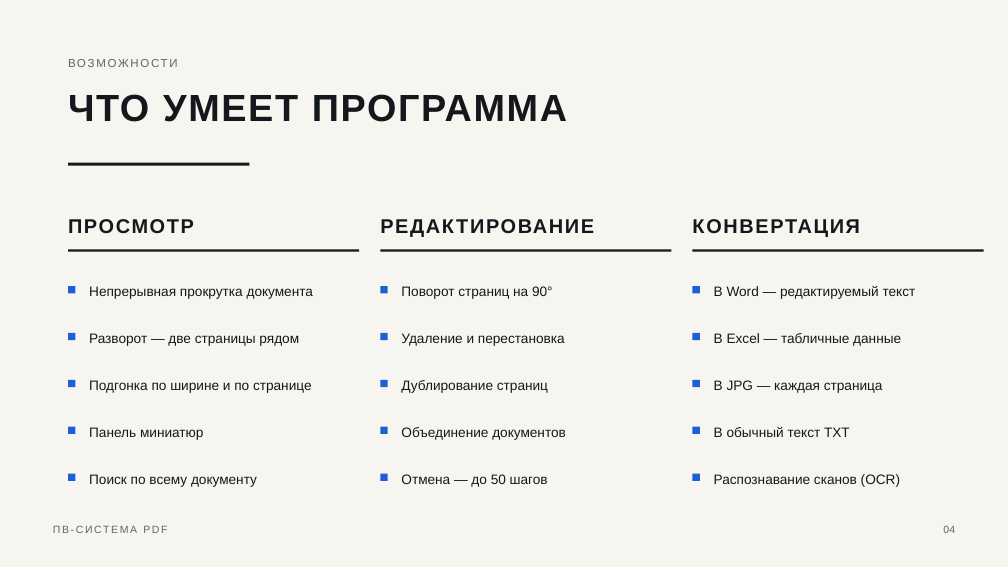
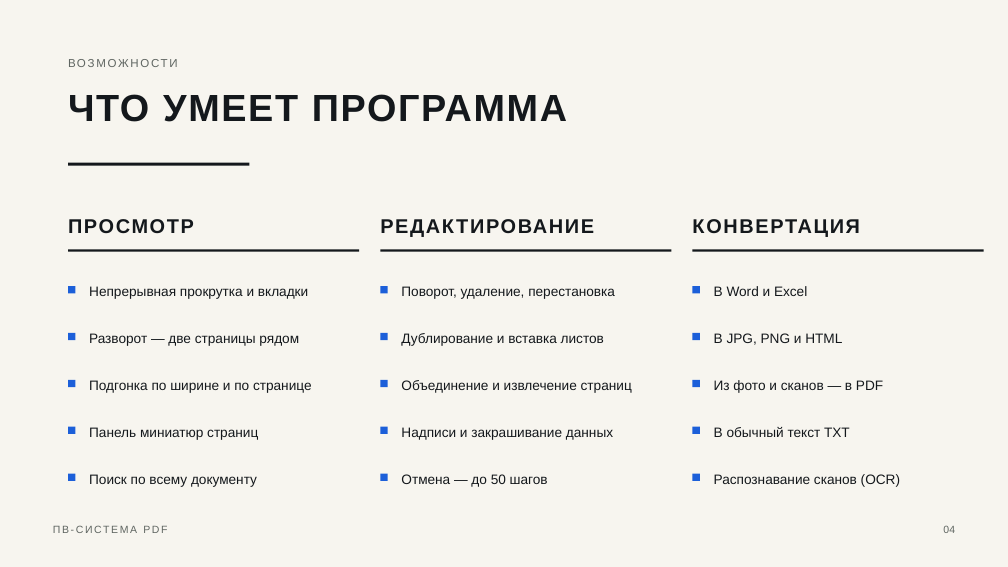
Before and after one commit to pvsistema/pdf-view-edit-convert, a slide deck: slide 4 of public/kp/Presentation-PVSistema-PDF.pptx. Drawn at 1008x567 pixels with LibreOffice and Linux fonts; fonts in the diff are those of the drawing. Boxes give left, top, right and bottom in pixels: in the first picture for what was removed or moved away, otherwise in the second. Text is boxed around its words. In the diff, an @@ line names an element or a change of style, - is before the commit and + after.

```diff
--- a/public/kp/Presentation-PVSistema-PDF.pptx
+++ b/public/kp/Presentation-PVSistema-PDF.pptx
@@ text at [89,286,308,299]: text changed @@
-Непрерывная прокрутка документа
+Непрерывная прокрутка и вкладки
@@ text at [401,286,615,299]: text changed @@
-Поворот страниц на 90°
+Поворот, удаление, перестановка
@@ text at [714,286,807,296]: text changed @@
-В Word — редактируемый текст
+В Word и Excel
@@ text at [401,333,604,346]: text changed @@
-Удаление и перестановка
+Дублирование и вставка листов
@@ text at [714,333,842,345]: text changed @@
-В Excel — табличные данные
+В JPG, PNG и HTML
@@ text at [401,380,632,393]: text changed @@
-Дублирование страниц
+Объединение и извлечение страниц
@@ text at [714,380,883,393]: text changed @@
-В JPG — каждая страница
+Из фото и сканов — в PDF
@@ text at [89,427,258,440]: text changed @@
-Панель миниатюр
+Панель миниатюр страниц
@@ text at [401,427,613,440]: text changed @@
-Объединение документов
+Надписи и закрашивание данных
```
Also in this commit, not shown: 6 other slides changed, 2 slides added, 1 other file.
